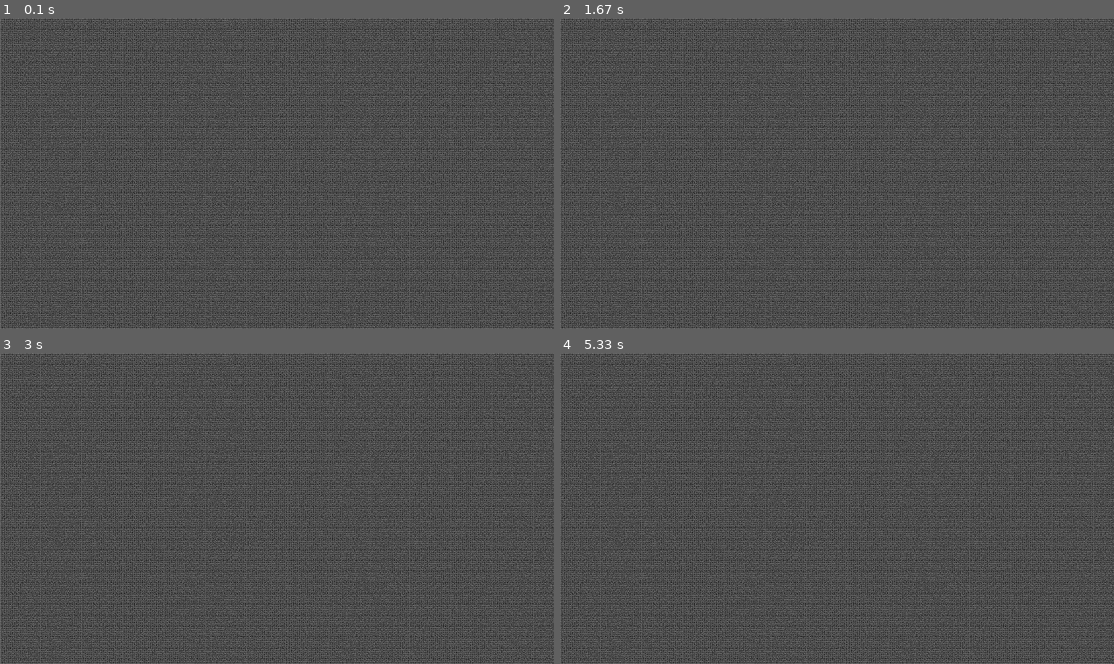
Above: before the commit, frames 1-4 (two rows, left to right).
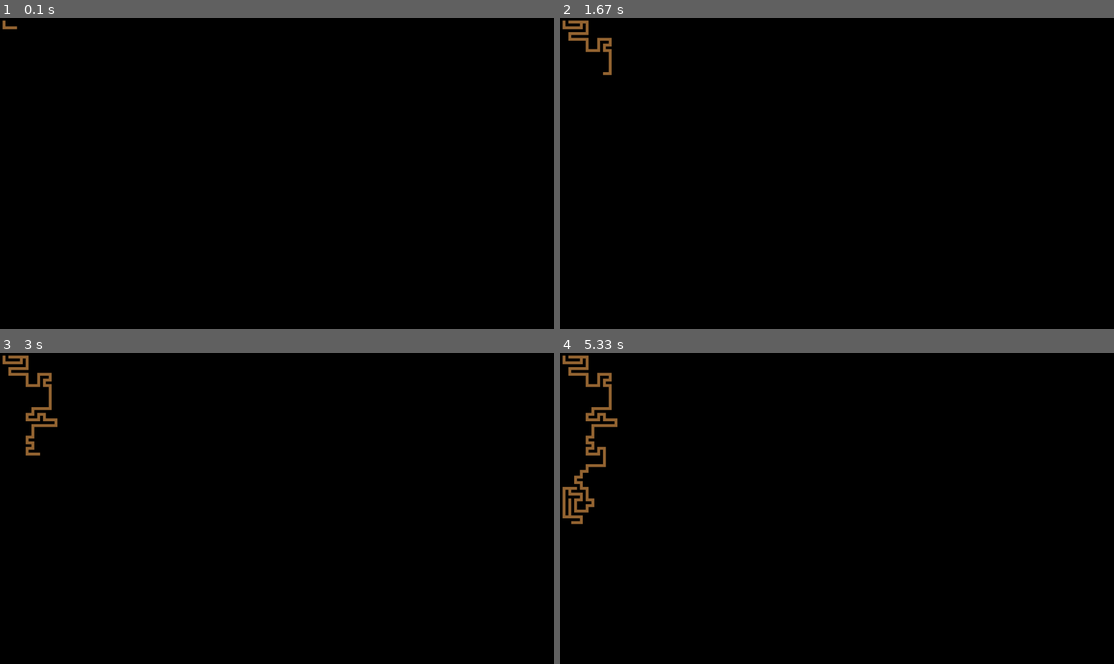
Above: after the commit, the same moments.

Repository: Nuety/Python-Maze
Game: pygame game, started from Core/visualiser.py
The game is run twice, just before and just after one commit, with the same random seed, the same clock (stepped at 60 frames per second) and the same inputs.
Inputs:
- Up to frame 1 (0.1 s): no input
- Up to frame 2 (1.67 s): no input
- Up to frame 3 (3 s): no input
- Up to frame 4 (5.33 s): no input

The runs differ from the first frame. In frame 1, 94% of the frame differs, in the area x 0-100%, y 0-100%; in frame 2, 94%; in frame 3, 94%; in frame 4, 94%.

Commit message:
Added callback for visualisation purposes

Diff:
--- a/Core/generator.py
+++ b/Core/generator.py
@@ -65,7 +65,7 @@
 
     return cellList[rnd]
 
-def newMaze(width: int, height: int):
+def newMaze(width: int, height: int, cb):
     #random numbers
     random.seed()
 
@@ -89,6 +89,9 @@
     currCell.visited = True
     currCell.wall = False
 
+    #color first cell
+    cb(currCell.col, currCell.row)
+
     #place entry and exit holes
     mazeArr[0][1].wall = False
     mazeArr[-1][-2].wall = False
@@ -106,8 +109,14 @@
 
             mazeArr[rTemp][cTemp].wall = False
 
+            cb(currCell.col, currCell.row)
+            cb(cTemp, rTemp)
+
             cellStack.append(neighbor)
             currCell = neighbor
+
+            cb(currCell.col, currCell.row)
+
         else:
             currCell = cellStack[-1]
             cellStack.pop()
--- a/Core/visualiser.py
+++ b/Core/visualiser.py
@@ -8,8 +8,8 @@
 win_height = 1080
 
 #size of cells
-yCells = 350
-xCells = 550
+xCells = 96
+yCells = 54
 cellwidth = win_width / ((xCells * 2) + 1)
 cellheight = win_height / ((yCells * 2) + 1)
 
@@ -19,18 +19,27 @@
 
 clock = pygame.time.Clock()
 
+def cbvisualiser(x, y):
+    pygame.draw.rect(win, (150, 102, 51), pygame.Rect(x * cellwidth, y * cellheight, cellwidth + 1, cellheight + 1))
+    pygame.display.update()
+    for event in pygame.event.get():
+            if event.type == pygame.QUIT:
+                sys.exit(0)
+    return
 
-maze = generator.newMaze(int(xCells), int(yCells))
+maze = generator.newMaze(int(xCells), int(yCells), cbvisualiser)
 
 run = True
 
+
+
+for i in range(int(((xCells * 2) + 1))):
+    for j in range(int(((yCells * 2) + 1))):
+        if maze[j][i] == True:
+            pygame.draw.rect(win, (70, 50, 30), pygame.Rect(i * cellwidth, j * cellheight, cellwidth + 1, cellheight + 1))
+
+
 while run:
-
-    for i in range(int(((xCells * 2) + 1))):
-        for j in range(int(((yCells * 2) + 1))):
-            if maze[j][i] == True:
-                pygame.draw.rect(win, (127, 127, 127), pygame.Rect(i * cellwidth, j * cellheight, cellwidth + 1, cellheight + 1))
-
     pygame.display.update()
 
     while True:
